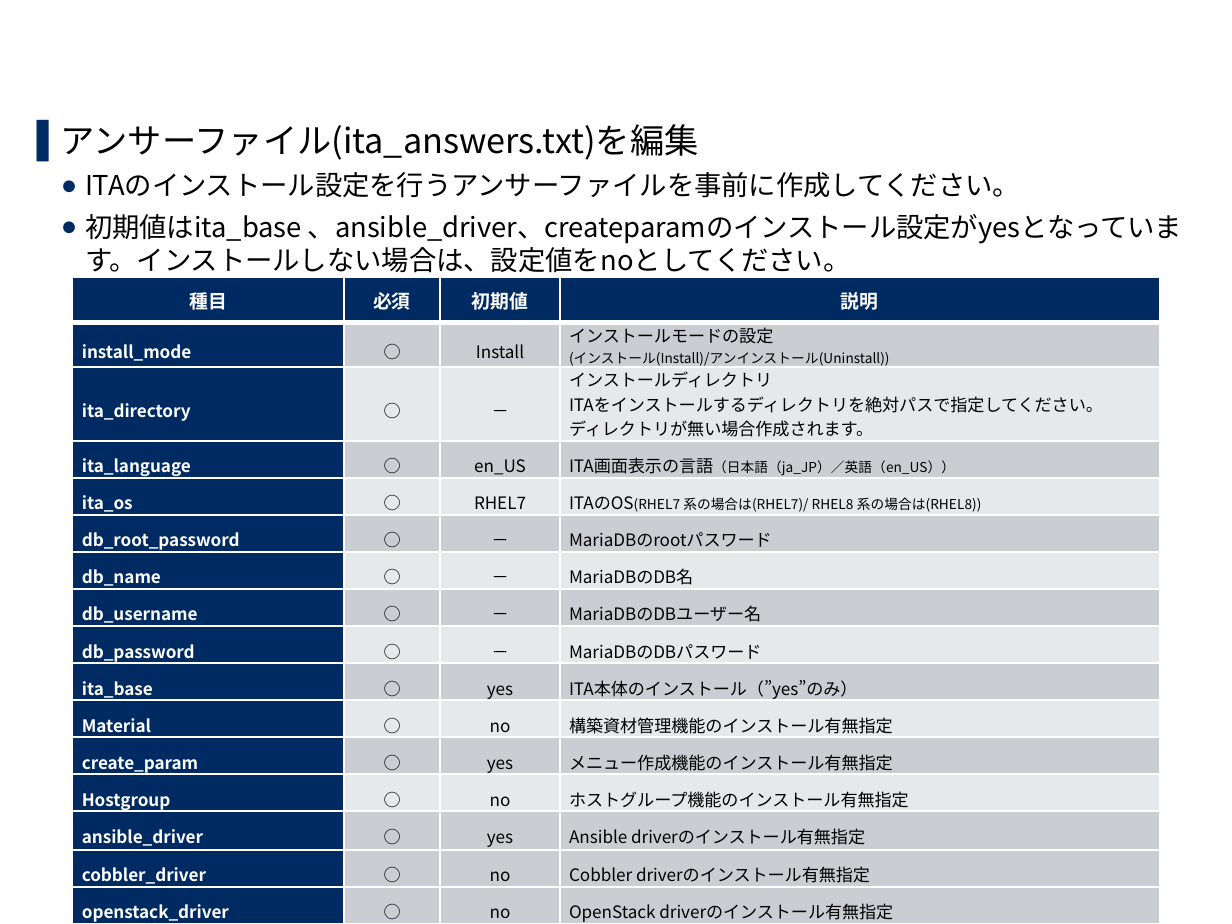
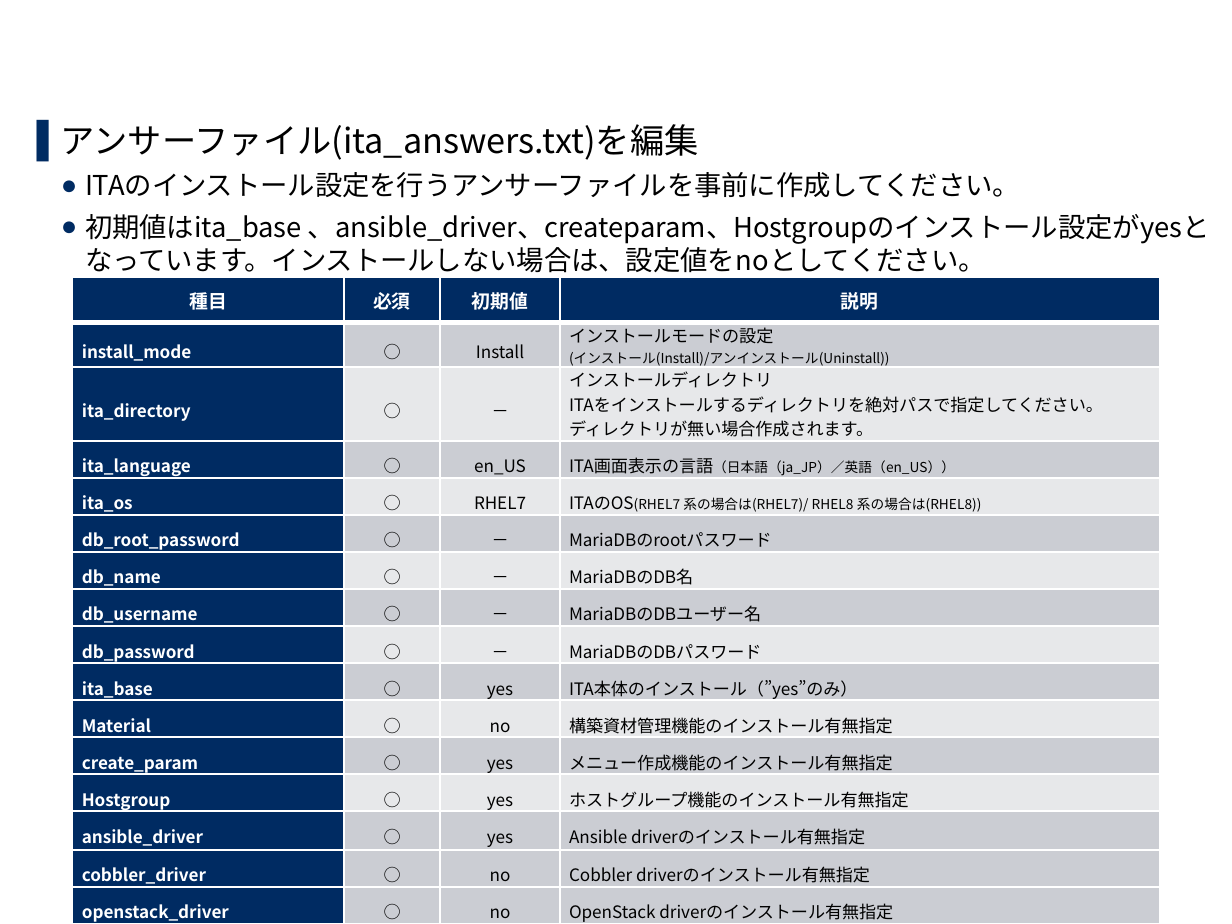
Before and after one commit to exastro-suite/it-automation-docs, a slide deck: slide 17 of asset/Learn_ja/ITA-offline-install_ja.pptx. Drawn at 1232x924 pixels with LibreOffice and Linux fonts; fonts in the diff are those of the drawing; background and template pictures are left out. Boxes give left, top, right and bottom in pixels: in the first picture for what was removed or moved away, otherwise in the second. Text is boxed around its words. In the diff, an @@ line names an element or a change of style, - is before the commit and + after.

```diff
--- a/asset/Learn_ja/ITA-offline-install_ja.pptx
+++ b/asset/Learn_ja/ITA-offline-install_ja.pptx
@@ text at [85,214,1210,273]: text changed @@
-  ● 初期値はita_base 、ansible_driver、createparamのインストール設定がyesとなっています。インストールしない場合は、設定値をnoとしてください。
+  ● 初期値はita_base 、ansible_driver、createparam、Hostgroupのインストール設定がyesとなっています。インストールしない場合は、設定値をnoとしてください。
@@ table at [73,277,1159,924] @@
-row 13, column 3: no
+row 13, column 3: yes
```
Also in this commit, not shown: 6 other slides changed.
